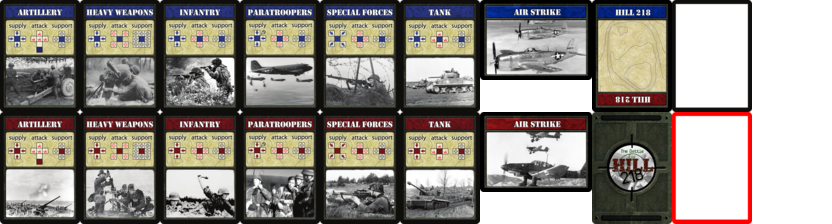
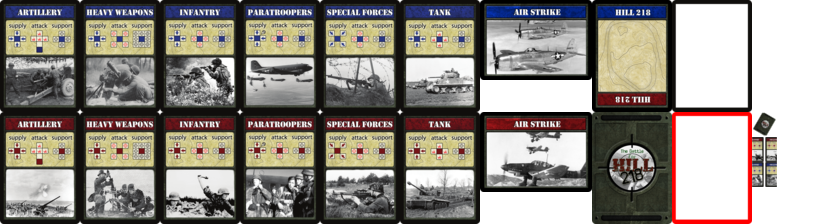
Comparing the layer stacks of the two 832×224 images. Changes:
added group "Icons" with 3 layers above "Outlines" over <box>752,112,777,187</box>
added layer "Red Placed 1" in group "Icons" over <box>752,137,777,162</box>
added layer "Blue Placed 1" in group "Icons" over <box>752,162,777,187</box>
added layer "Deck" in group "Icons" over <box>752,112,776,136</box>
added group "Outlines" with 3 layers above "Hill" over <box>752,112,777,187</box>
